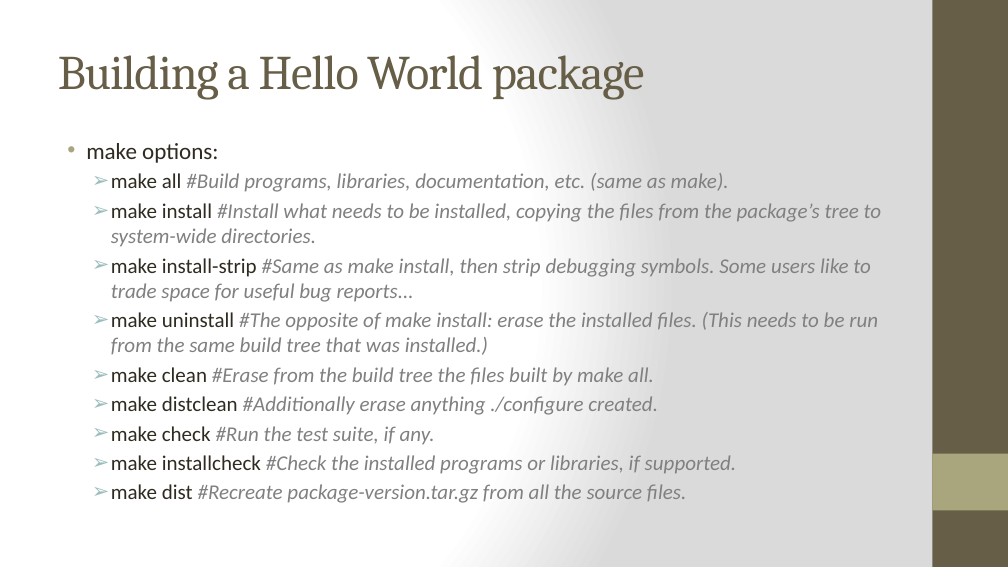
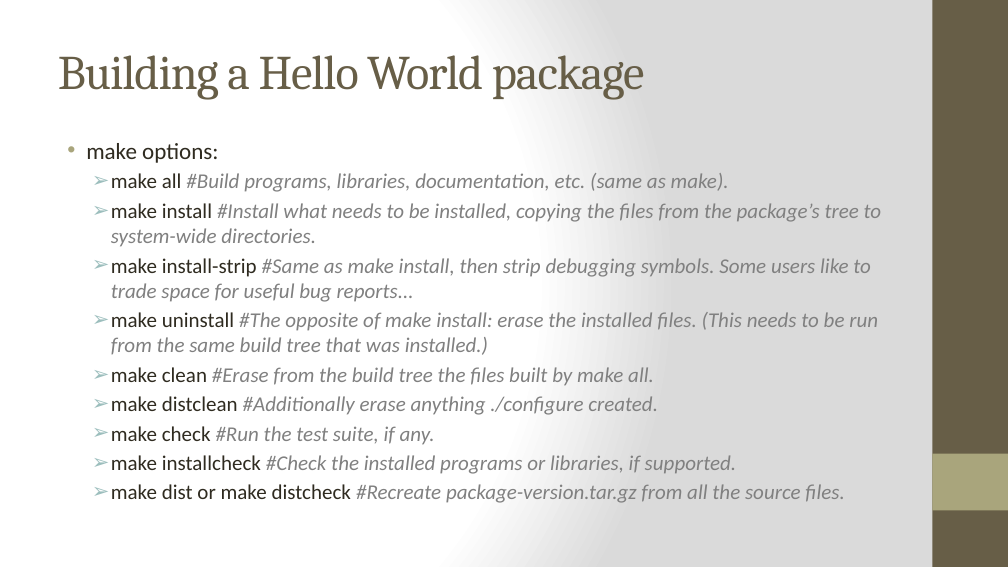
Before and after one commit to huyendinhkhanh/tim_hieu, a slide deck: slide 9 of Cross compile.pptx (slide 6 before the commit). Drawn at 1008x567 pixels with LibreOffice and Linux fonts; fonts in the diff are those of the drawing. Boxes give left, top, right and bottom in pixels: in the first picture for what was removed or moved away, otherwise in the second. Text is boxed around its words. In the diff, an @@ line names an element or a change of style, - is before the commit and + after.

```diff
--- a/Cross compile.pptx
+++ b/Cross compile.pptx
@@ text at (111, 484, 844, 503): text changed @@
-  ➢ make dist #Recreate package-version.tar.gz from all the source files.
+  ➢ make dist or make distcheck #Recreate package-version.tar.gz from all the source files.
```
Also in this commit, not shown: 2 other slides changed, 3 slides added, 3 other files.
